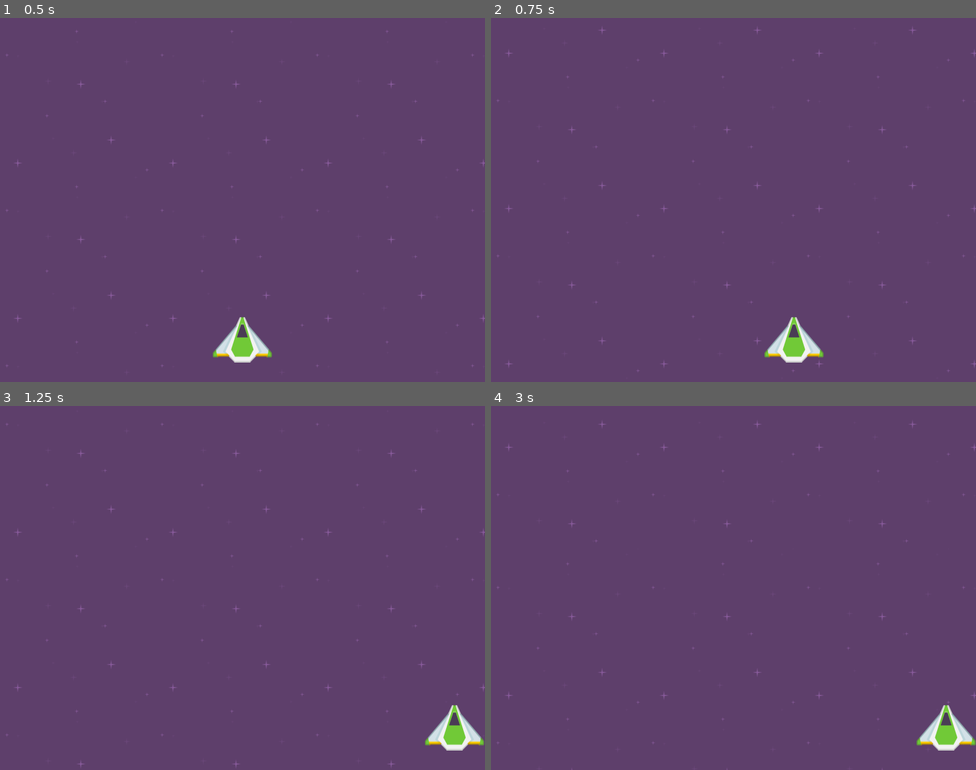
Above: before the commit, frames 1-4 (two rows, left to right).
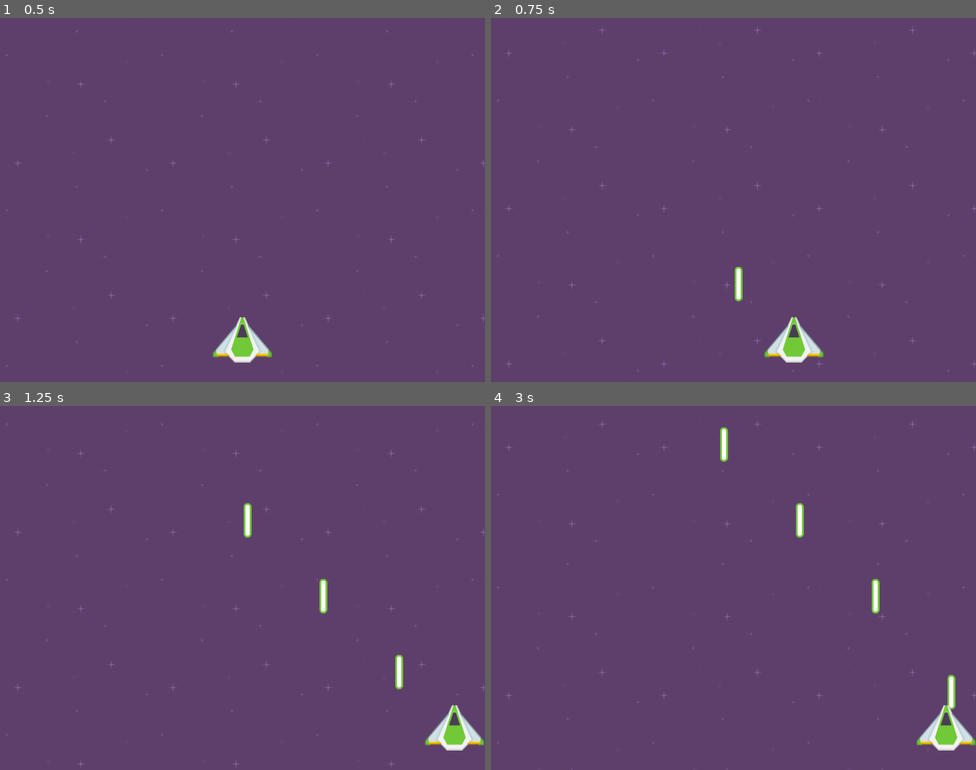
Above: after the commit, the same moments.

Repository: avodhel/Godot-Learn-Projects
Game: Godot game, scene res://Scenes/Main.tscn
Two runs of this game, one before a commit and one after it. Both use one fixed random seed, a clock stepped at 60 frames per second and the inputs below.
Inputs:
- Up to frame 1 (0.5 s): no input
- Up to frame 2 (0.75 s): hold Right (right) from 0.53 s (still down); hold Space (shoot, bound only after the commit) from 0.53 s (still down)
- Up to frame 3 (1.25 s): keep holding Right (right); keep holding Space (shoot, bound only after the commit)
- Up to frame 4 (3 s): release Right (right) at 1.28 s; release Space (shoot, bound only after the commit) at 1.28 s; hold Left (left) 1.28-2.03 s; tap Space (shoot, bound only after the commit) at 1.35, 2.85 s; hold Space (shoot, bound only after the commit) 2.03-2.78 s; hold Right (right) from 2.03 s (still down)

Frame 1 is identical in both runs. In frame 2, 0.1% of the frame differs, in the area x 50-52%, y 68-78%; in frame 3, 0.4%; in frame 4, 0.6%, in the area x 47-96%, y 5-84%.

Commit message:
Space Attack v0.3(instance projectile and shooting)

Diff:
--- a/Space Attack/Scenes/Main.tscn
+++ b/Space Attack/Scenes/Main.tscn
@@ -1,7 +1,8 @@
-[gd_scene load_steps=3 format=2]
+[gd_scene load_steps=4 format=2]
 
 [ext_resource path="res://Scenes/Background.tscn" type="PackedScene" id=1]
 [ext_resource path="res://Scenes/Player.tscn" type="PackedScene" id=2]
+[ext_resource path="res://Scenes/PlayerProjectile.tscn" type="PackedScene" id=3]
 
 [node name="Main" type="Node"]
 
@@ -9,3 +10,4 @@
 
 [node name="Player" parent="." instance=ExtResource( 2 )]
 position = Vector2( 400, 530 )
+projectile = ExtResource( 3 )
--- a/Space Attack/Scenes/Player.tscn
+++ b/Space Attack/Scenes/Player.tscn
@@ -7,6 +7,7 @@
 radius = 37.4959
 
 [node name="Player" type="KinematicBody2D"]
+z_index = 2
 script = ExtResource( 1 )
 
 [node name="Sprite" type="Sprite" parent="."]
@@ -14,3 +15,8 @@
 
 [node name="CollisionShape2D" type="CollisionShape2D" parent="."]
 shape = SubResource( 1 )
+
+[node name="ShootTimer" type="Timer" parent="."]
+wait_time = 0.25
+
+[connection signal="timeout" from="ShootTimer" to="." method="_on_ShootTimer_timeout"]
--- /dev/null
+++ b/Space Attack/Scenes/PlayerProjectile.tscn
@@ -0,0 +1,18 @@
+[gd_scene load_steps=4 format=2]
+
+[ext_resource path="res://Scripts/PlayerProjectile.gd" type="Script" id=1]
+[ext_resource path="res://Textures/laserGreen06.png" type="Texture" id=2]
+
+[sub_resource type="CapsuleShape2D" id=1]
+radius = 6.64491
+height = 43.4743
+
+[node name="PlayerProjectile" type="Area2D"]
+script = ExtResource( 1 )
+speed = 500
+
+[node name="Sprite" type="Sprite" parent="."]
+texture = ExtResource( 2 )
+
+[node name="CollisionShape2D" type="CollisionShape2D" parent="."]
+shape = SubResource( 1 )
--- a/Space Attack/Scripts/Player.gd
+++ b/Space Attack/Scripts/Player.gd
@@ -1,11 +1,14 @@
 extends KinematicBody2D
 
 export var speed = 500
+export (PackedScene) var projectile
 
 onready var sprite = $Sprite
+onready var shoot_timer = $ShootTimer
 
 var screensize
 var half_sprite_size
+var can_shoot = true
 
 func _ready():
 	screensize = get_viewport_rect().size
@@ -17,4 +20,14 @@
 	elif Input.is_action_pressed("right"):
 		position.x += speed * delta
 
+	if Input.is_action_pressed("shoot") and can_shoot:
+		can_shoot = false
+		var new_projectile = projectile.instance()
+		get_parent().add_child(new_projectile) #adding projectiles to main scene as child
+		new_projectile.position = position #setting player's position to projectile
+		shoot_timer.start()
+
 	position.x = clamp(position.x, half_sprite_size, screensize.x - half_sprite_size)
+
+func _on_ShootTimer_timeout():
+	can_shoot = true
--- /dev/null
+++ b/Space Attack/Scripts/PlayerProjectile.gd
@@ -0,0 +1,17 @@
+extends Area2D
+
+export var speed = 200
+export var damage = 10
+
+func _ready():
+	connect("area_entered", self, "_on_area_entered")
+
+func _process(delta):
+	position.y -= speed * delta
+	if position.y <= -2000:
+		queue_free()
+
+func _on_area_entered(area):
+	if area.is_in_group("Enemies"):
+		area.add_damage(damage)
+		queue_free()
--- a/Space Attack/project.godot
+++ b/Space Attack/project.godot
@@ -39,6 +39,12 @@
 , Object(InputEventJoypadButton,"resource_local_to_scene":false,"resource_name":"","device":0,"button_index":15,"pressure":0.0,"pressed":false,"script":null)
  ]
 }
+shoot={
+"deadzone": 0.5,
+"events": [ Object(InputEventKey,"resource_local_to_scene":false,"resource_name":"","device":0,"alt":false,"shift":false,"control":false,"meta":false,"command":false,"pressed":false,"scancode":32,"unicode":0,"echo":false,"script":null)
+, Object(InputEventJoypadButton,"resource_local_to_scene":false,"resource_name":"","device":0,"button_index":0,"pressure":0.0,"pressed":false,"script":null)
+ ]
+}
 
 [rendering]
 
